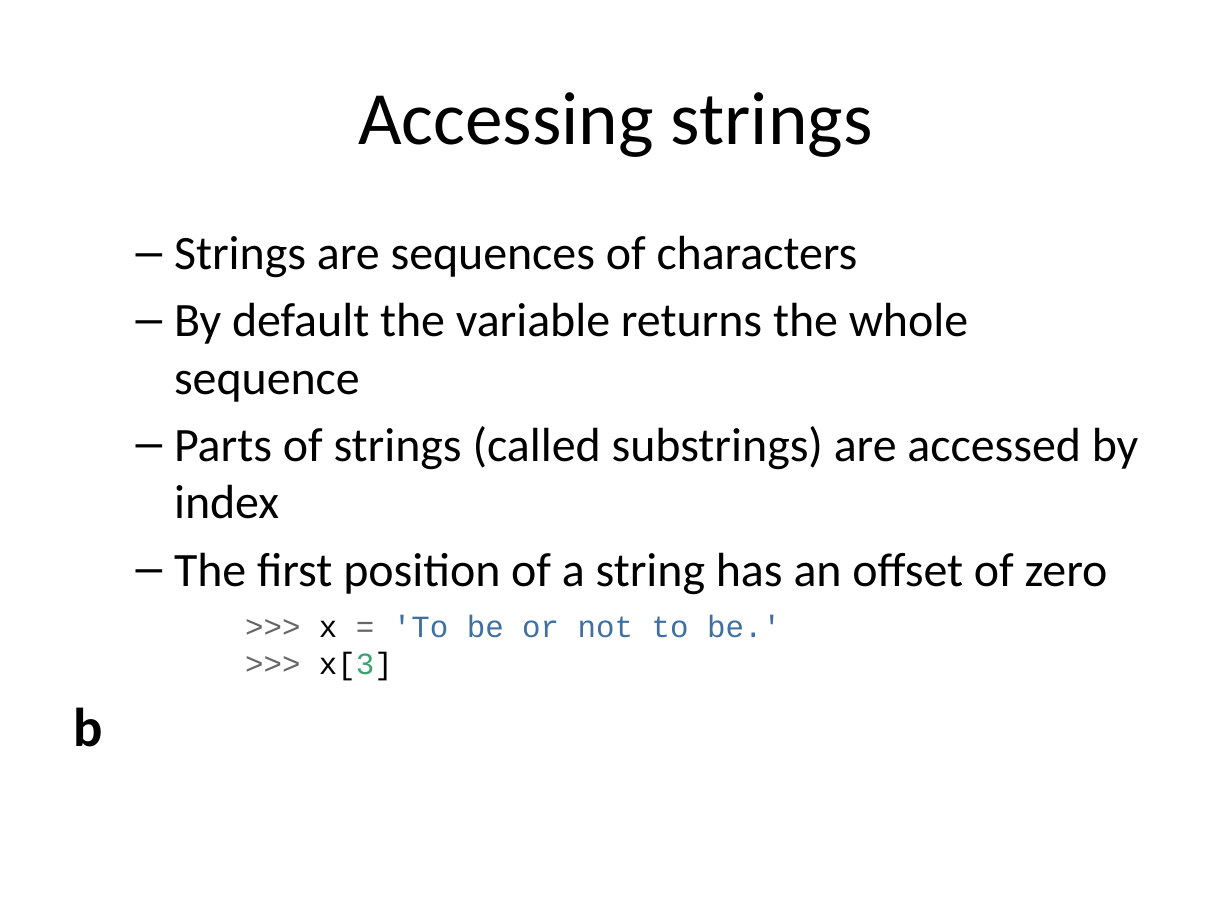
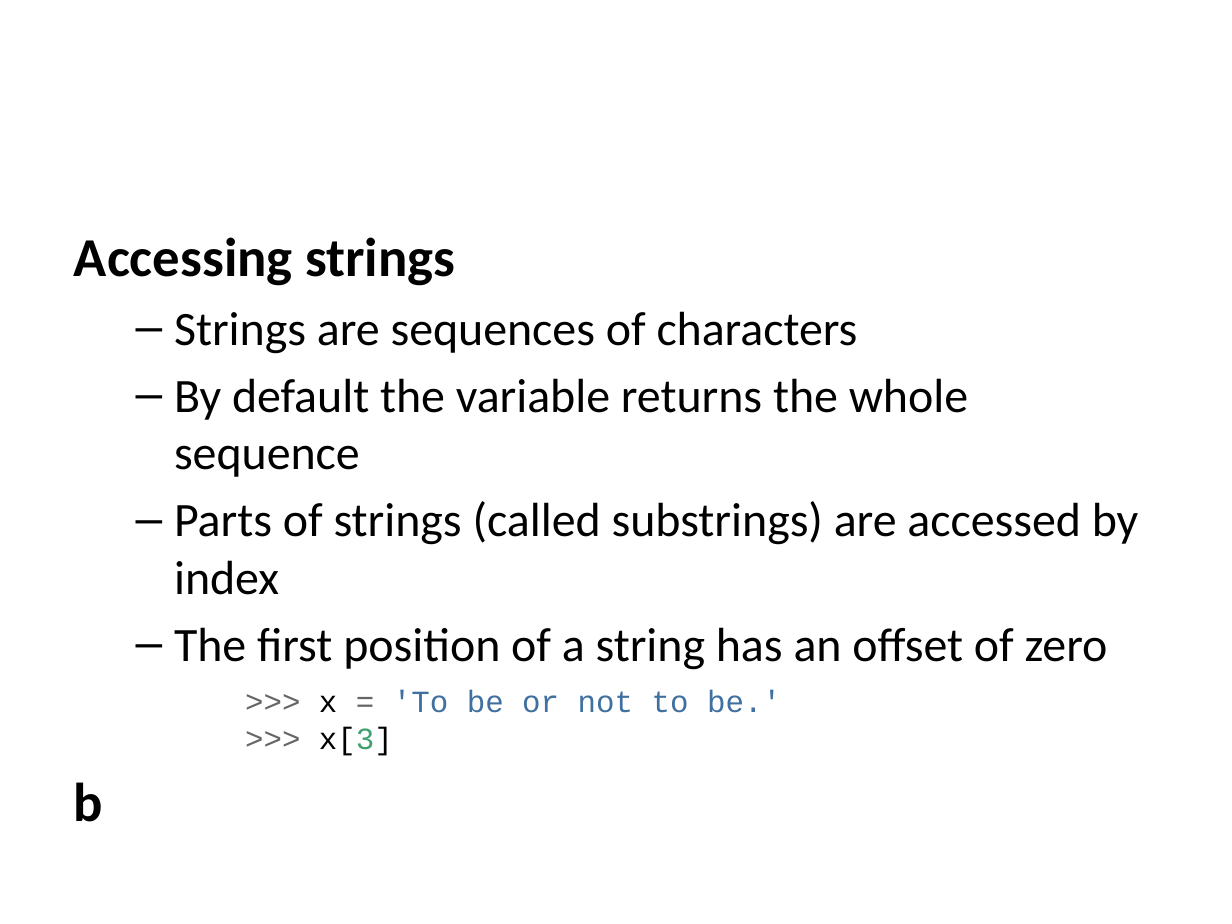
Before and after one commit to jwestgard/inst326, a slide deck: slide 9 of modules/module03/slides.pptx. Drawn at 1232x924 pixels with LibreOffice and Linux fonts; fonts in the diff are those of the drawing. Boxes give left, top, right and bottom in pixels: in the first picture for what was removed or moved away, otherwise in the second. Text is boxed around its words. In the diff, an @@ line names an element or a change of style, - is before the commit and + after.

```diff
--- a/modules/module03/slides.pptx
+++ b/modules/module03/slides.pptx
@@ title removed at (358, 92, 873, 157) @@
-Accessing strings
@@ text at (74, 237, 455, 286): paragraph added @@
+Accessing strings
```
Also in this commit, not shown: 25 other slides changed, 6 slides added, 1 slide removed, 25 other files.
